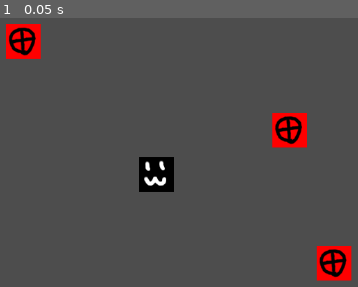
Above: before the commit, frame 1.
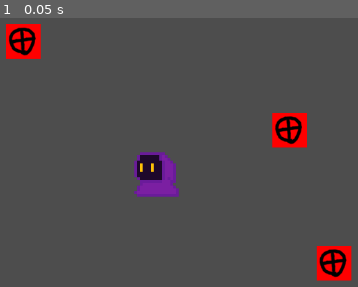
Above: after the commit, the same moment.

Repository: LiterallyANoodle/LATech-Game-Jam-2026
Game: Godot game, scene res://scenes/Main.tscn
Two runs of this game, one before a commit and one after it. Both use one fixed random seed, a clock stepped at 60 frames per second and the inputs below.
Inputs:
- Up to frame 1 (0.05 s): no input

The runs differ from the first frame. In frame 1, 1.8% of the frame differs, in the area x 37-50%, y 49-67%.

Commit message:
switch player sprite

Diff:
--- a/la-tech-game-jam-2026/scenes/player.tscn
+++ b/la-tech-game-jam-2026/scenes/player.tscn
@@ -1,6 +1,6 @@
 [gd_scene format=3 uid="uid://d0isrspvp35fo"]
 
-[ext_resource type="Texture2D" uid="uid://isfogqdb8ndo" path="res://assets/placeholder.png" id="1_3vyb7"]
+[ext_resource type="Texture2D" uid="uid://c1mio870lnj8g" path="res://assets/Tile Wizard.png" id="1_3vyb7"]
 
 [sub_resource type="GDScript" id="GDScript_u8vuu"]
 script/source = "extends Node2D
@@ -19,16 +19,18 @@
 	var direction: Vector2 = Vector2.ZERO
 	if Input.is_action_pressed(\"move_left\"):
 		direction = Vector2(-1, 0)
-		sprite.rotation = PI/2
+		sprite.flip_h = false
+		#sprite.rotation = PI/2
 	elif Input.is_action_pressed(\"move_right\"):
 		direction = Vector2(1, 0)
-		sprite.rotation = (3 * PI) / 2
+		sprite.flip_h = true
+		#sprite.rotation = (3 * PI) / 2
 	elif Input.is_action_pressed(\"move_down\"):
 		direction = Vector2(0, 1)
-		sprite.rotation = 0
+		#sprite.rotation = 0
 	elif Input.is_action_pressed(\"move_up\"):
 		direction = Vector2(0, -1)
-		sprite.rotation = PI
+		#sprite.rotation = PI
 	SignalBus.PLAYER_MOVED.emit(direction)
 	direction *= constants.GRID_SIZE
 
@@ -44,4 +46,5 @@
 script = SubResource("GDScript_u8vuu")
 
 [node name="Sprite2D" type="Sprite2D" parent="." unique_id=1808420213]
+scale = Vector2(4, 4)
 texture = ExtResource("1_3vyb7")
Binary file added: la-tech-game-jam-2026/assets/Tile Wizard.png
Not shown, added: la-tech-game-jam-2026/assets/Tile Wizard.png.import
